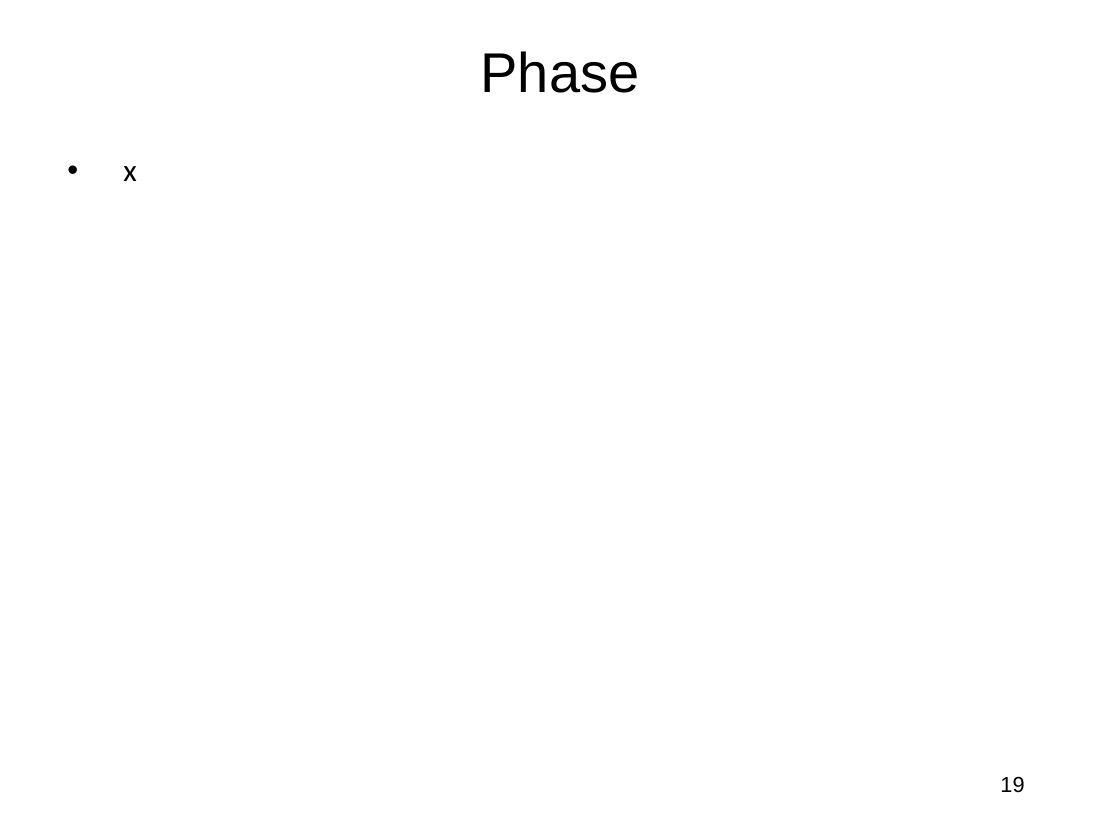
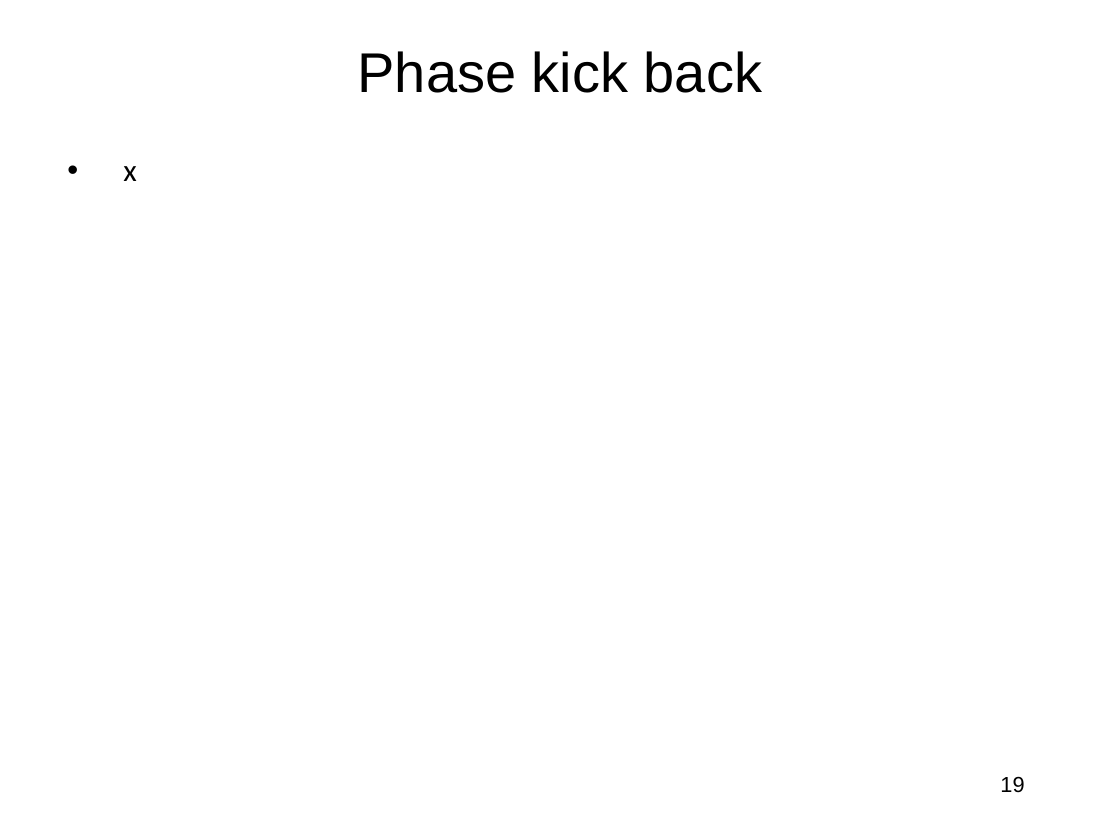
Before and after one commit to jlmucb/class_notes, a slide deck: slide 19 of BerkeleyClass/CS290Spring2013/Lectures/QC.pptx. Drawn at 1120x840 pixels with LibreOffice and Linux fonts; fonts in the diff are those of the drawing. Boxes give left, top, right and bottom in pixels: in the first picture for what was removed or moved away, otherwise in the second. Text is boxed around its words. In the diff, an @@ line names an element or a change of style, - is before the commit and + after.

```diff
--- a/BerkeleyClass/CS290Spring2013/Lectures/QC.pptx
+++ b/BerkeleyClass/CS290Spring2013/Lectures/QC.pptx
@@ title at [358, 51, 762, 93]: text changed @@
-Phase
+Phase kick back
```
Also in this commit, not shown: 7 other slides changed, 8 slides added, 3 slides removed.
